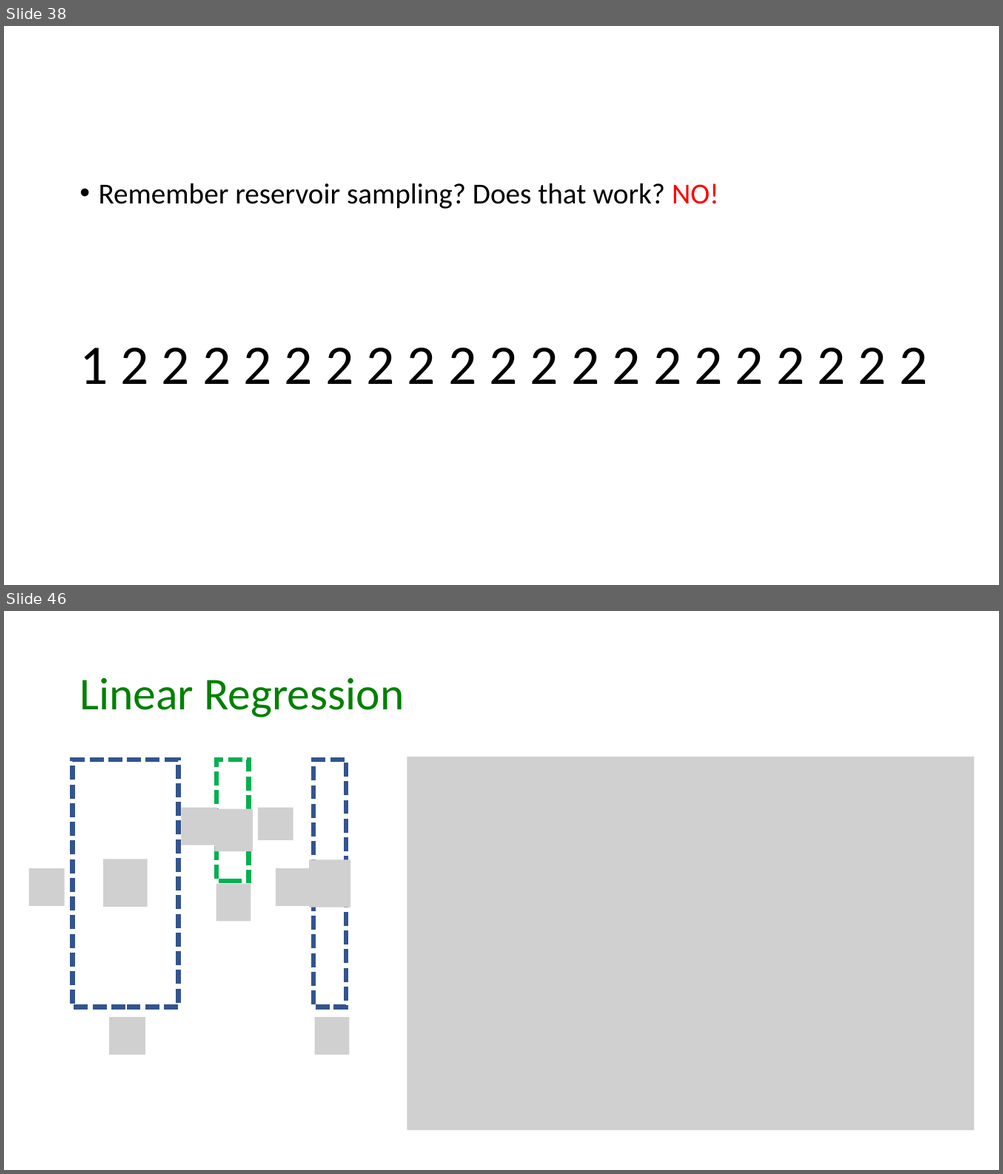
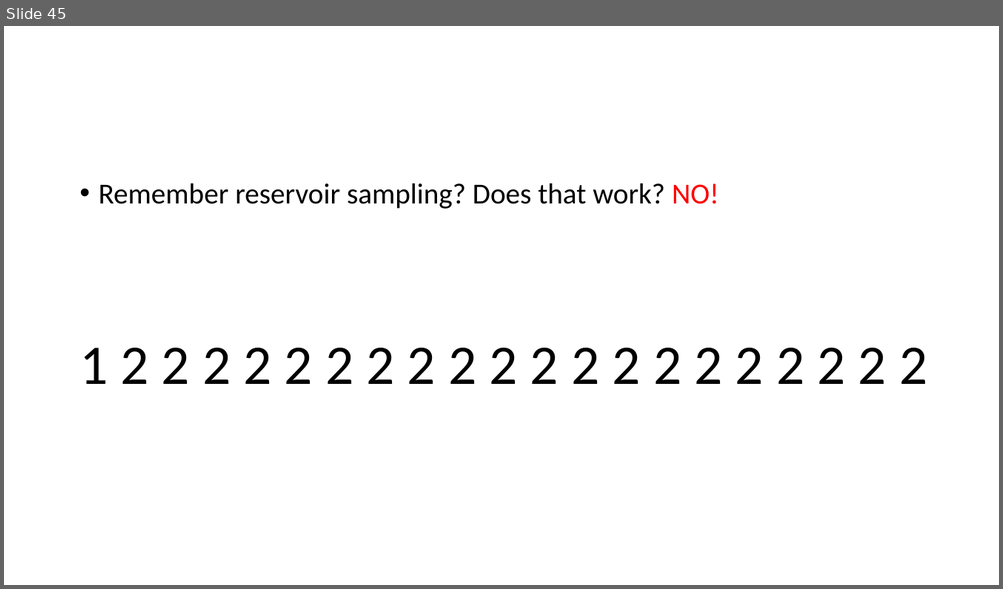
Before and after one commit to samsonzhou/samsonzhou.github.io, a slide deck: CSCE689-23/L17.pptx. Shown one above the other, each under a label of ours: slides 38 and 46 before the commit, slide 45 after it; the slides between them are not shown. The pictures are 1003x1174 and 1003x589 pixels, drawn with LibreOffice and Linux fonts; fonts in the diff are those of the drawing; grey boxes stand for pictures. Boxes give left, top, right and bottom in pixels: in the first picture for what was removed or moved away, otherwise in the second. Text is boxed around its words. In the diff, an @@ line names an element or a change of style, - is before the commit and + after.

```diff
--- a/CSCE689-23/L17.pptx
+++ b/CSCE689-23/L17.pptx
@@ slide 46 removed at <box>4,611,999,1170</box>, background #FFFFFF @@
@@ title removed at <box>79,678,404,718</box> @@
-Linear Regression
@@ rectangle removed at <box>73,760,179,1008</box> @@
@@ rectangle removed at <box>216,760,249,882</box> @@
@@ rectangle removed at <box>313,760,347,1008</box> @@
@@ picture removed at <box>407,757,974,1130</box> @@
@@ picture removed at <box>182,808,217,846</box> @@
@@ picture removed at <box>214,809,253,851</box> @@
@@ picture removed at <box>258,808,293,841</box> @@
@@ picture removed at <box>28,869,65,906</box> @@
@@ picture removed at <box>103,860,148,907</box> @@
@@ picture removed at <box>276,869,311,906</box> @@
@@ picture removed at <box>309,860,351,908</box> @@
@@ picture removed at <box>216,884,250,921</box> @@
@@ picture removed at <box>109,1017,145,1055</box> @@
@@ picture removed at <box>314,1017,349,1055</box> @@
@@ what was slide 38 is now slide 45 @@
```
Also in this commit, not shown: 7 slides added, 36 other slides removed, 2 other files.
